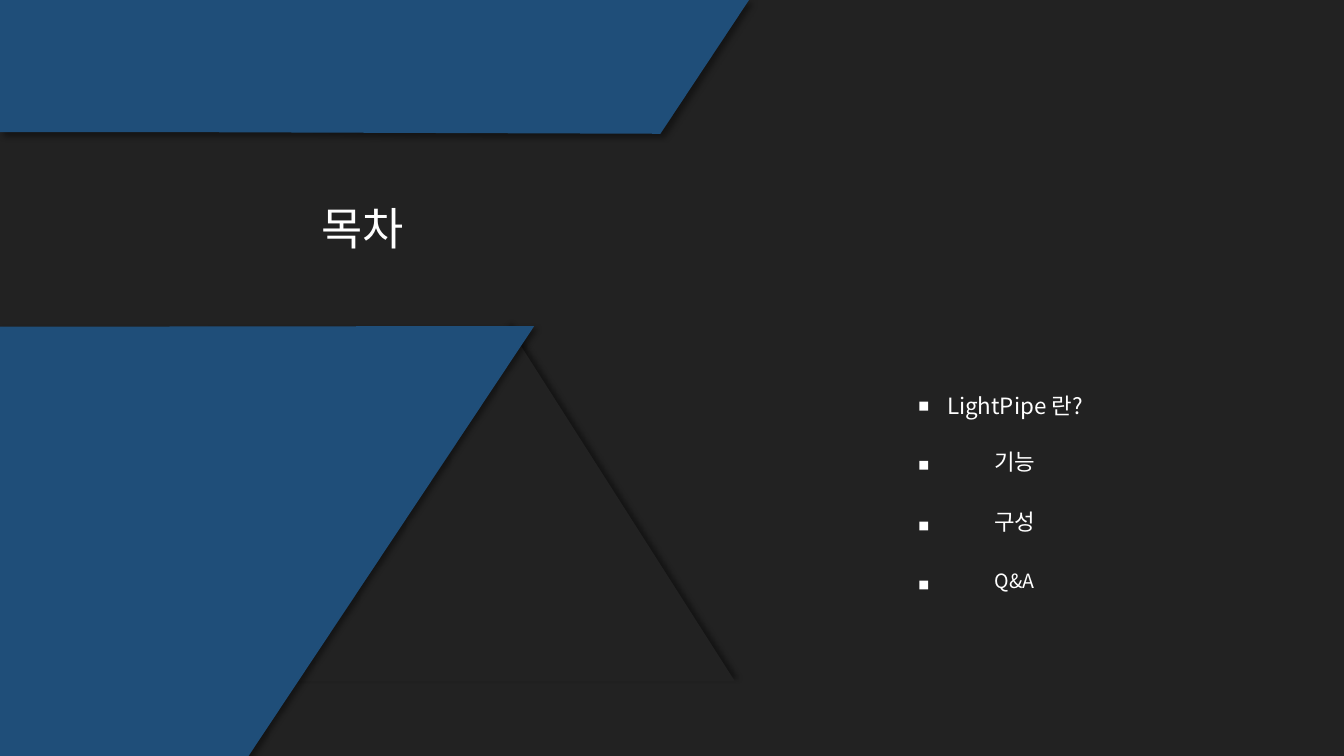
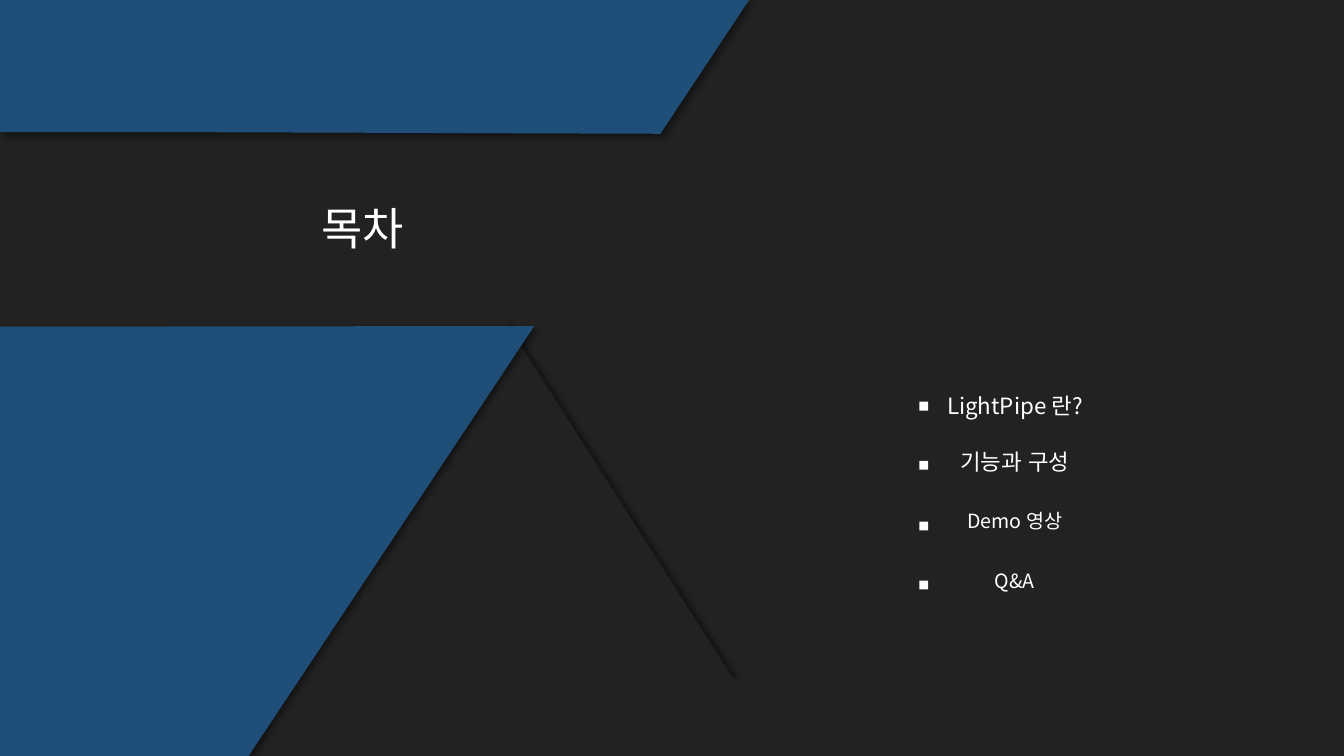
Before and after one commit to kutmicro/2013136059, a slide deck: slide 2 of LIghtPipePPT.pptx. Drawn at 1344x756 pixels with LibreOffice and Linux fonts; fonts in the diff are those of the drawing. Boxes give left, top, right and bottom in pixels: in the first picture for what was removed or moved away, otherwise in the second. Text is boxed around its words. In the diff, an @@ line names an element or a change of style, - is before the commit and + after.

```diff
--- a/LIghtPipePPT.pptx
+++ b/LIghtPipePPT.pptx
@@ text at [960,451,1069,472]: text changed @@
-기능
+기능과 구성
@@ text at [967,511,1062,530]: text changed; size 16 to 14 pt @@
-구성
+Demo 영상
```
Also in this commit, not shown: 1 other slide changed, 2 slides added, 1 slide removed.
